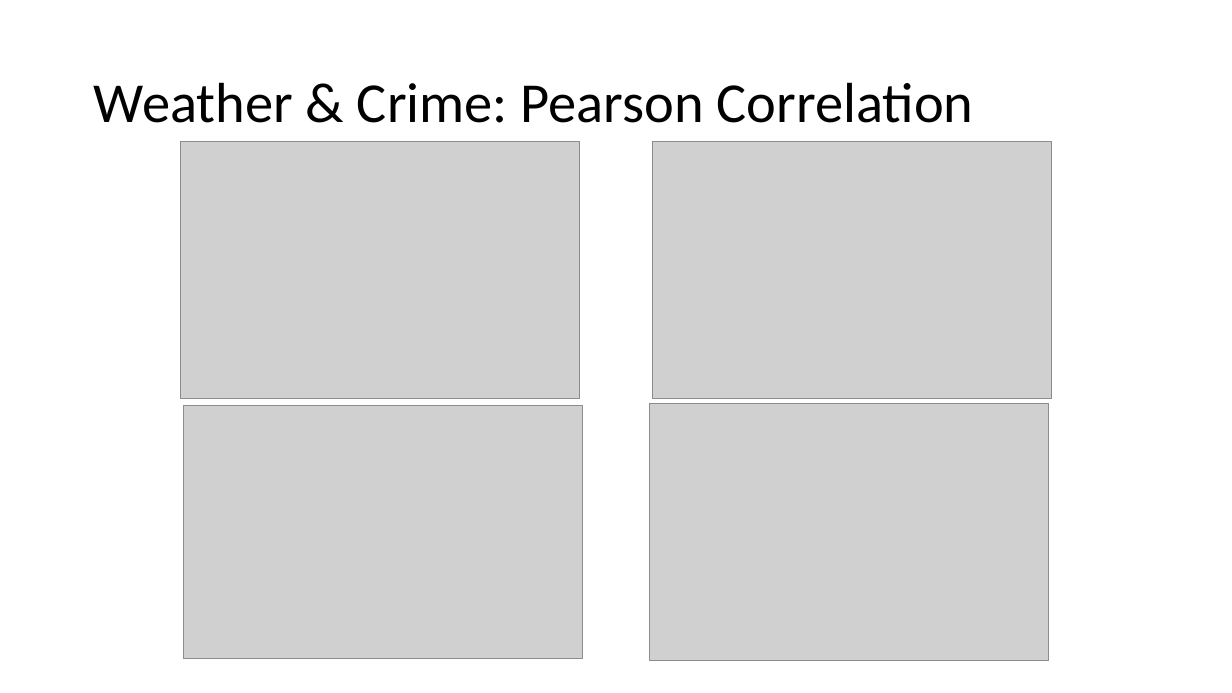
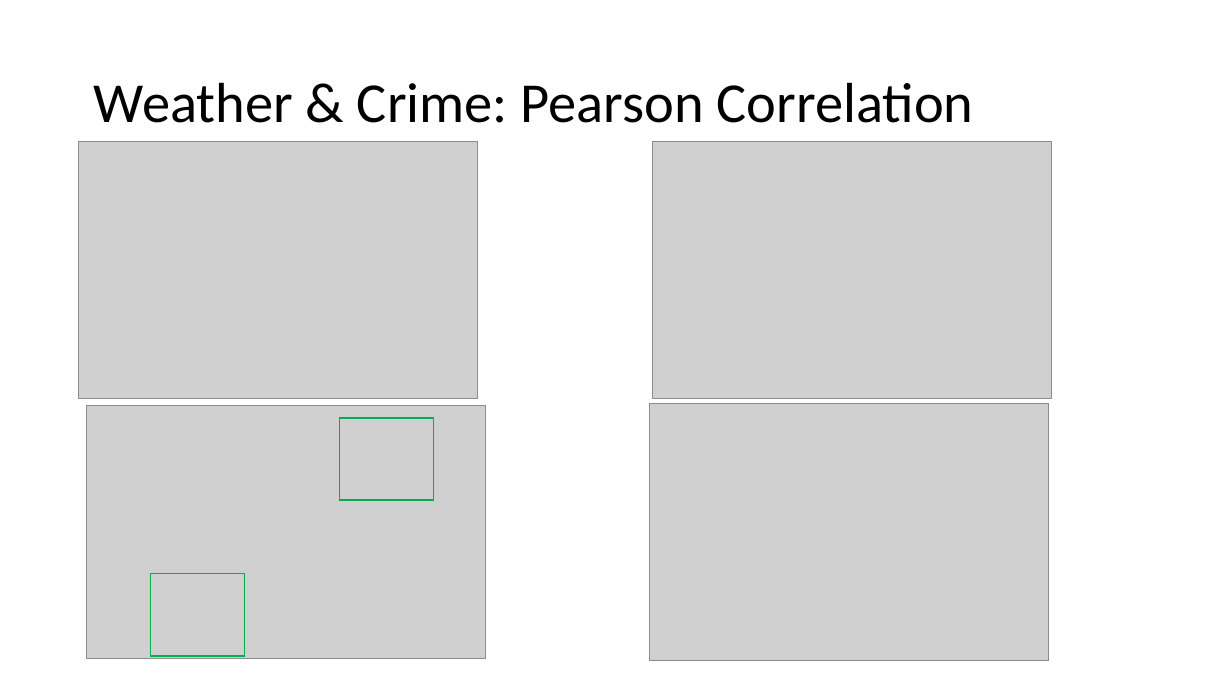
Before and after one commit to franciscohohn/Project_1, a slide deck: slide 10 of Weather_vs_Crime.pptx (slide 9 before the commit). Drawn at 1232x693 pixels with LibreOffice and Linux fonts; fonts in the diff are those of the drawing; grey boxes stand for pictures. Boxes give left, top, right and bottom in pixels: in the first picture for what was removed or moved away, otherwise in the second. Text is boxed around its words. In the diff, an @@ line names an element or a change of style, - is before the commit and + after.

Commit message:
updated weather cleanup and pearson correlation in ppt

```diff
--- a/Weather_vs_Crime.pptx
+++ b/Weather_vs_Crime.pptx
@@ picture moved from (x1=180, y1=141, x2=579, y2=398) to (x1=79, y1=141, x2=478, y2=398) @@
@@ picture moved from (x1=183, y1=406, x2=582, y2=659) to (x1=86, y1=406, x2=485, y2=659) @@
@@ rectangle added at (x1=340, y1=418, x2=434, y2=500), outline #00B050 1 pt @@
@@ rectangle added at (x1=151, y1=574, x2=245, y2=656), outline #00B050 1 pt @@
```
Also in this commit, not shown: 1 other slide changed, 2 slides added, 1 slide removed.
